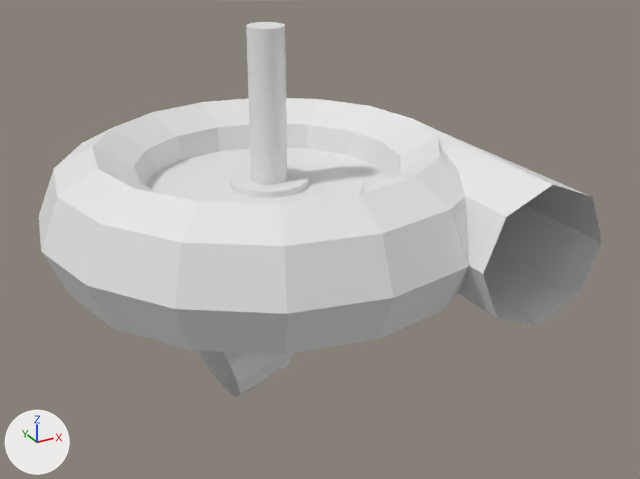
The Blender file planetary_bearing.blend: old version first, new version second.
Before and after are seen from a camera (50 mm lens) standing at (-9.92, -20.92, 9.12) and looking at (1.19, -0.74, -0.97). Every picture has the same lights, and +X, +Y and +Z are marked at lower left.

The scene before the commit, as lines of its bpy script (objects in view):
```python
me_circle_002 = bpy.data.meshes.new('Circle.002')
me_circle_002.from_pydata(...)  # 460 vertices, 436 faces; spans x -10.7..1.9, y -5.07..1.9, z -6.3..6.3
me_cube_013 = bpy.data.meshes.new('Cube.013')
me_cube_013.from_pydata(...)  # 264 vertices, 252 faces; spans x -12.55..1.21, y -6.27..6.27, z -1.0..11.12
me_cylinder_005 = bpy.data.meshes.new('Cylinder.005')
me_cylinder_005.from_pydata(...)  # a 32-sided cylinder along z spanning x -0.5..0.5, y -0.5..0.5, z -5.0..5.0
ob_gear_bearing_outer = bpy.data.objects.new('gear_bearing_outer', me_cube_013)
ob_gear_bearing_outer.location = (1.058, -1.833, -0.602)
ob_gear_bearing_outer.rotation_euler = (0.0, 0.0, 5.236)  # degrees (0, 0, 300)
ob_gear_bearing_outer.scale = (0.373, 0.373, 0.0988)
ob_gear_bearing_outer.hide_set(True)  # its collection is switched off
ob_shaft_size_1cm = bpy.data.objects.new('shaft size 1cm', me_cylinder_005)
ob_shaft_size_1cm.location = (0.0, 0.0, 0.0)
ob_stator_profile_whole = bpy.data.objects.new('stator_profile_whole', me_circle_002)
ob_stator_profile_whole.location = (4.4, 0.0, 0.0)
ob_stator_profile_whole.rotation_euler = (1.571, 0.0, 0.0)  # degrees (90, 0, 0)
```
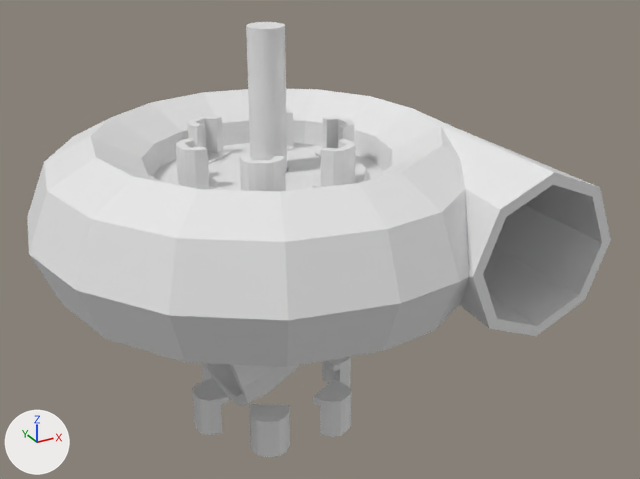
Commit message: Placing bearing mounts.

Where the change shows, as pixel boxes [x1, y1, x2, y2] in the pictures (640 x 479 px):
'stator_profile_whole', reshaped (6% taller)
    before: [39, 98, 602, 397]
    after: [27, 89, 611, 406]
'gear_bearing_mount_outer.001', added
    after: [176, 108, 356, 192]
'gear_bearing_mount_outer.002', added
    after: [192, 357, 351, 457]
part 1 of me_circle_002, built on
    before: [237, 119, 553, 396]
    after: [27, 89, 611, 404]

The change, as a list of edits to the scene's bpy script:
```text
Change me_circle_002:
    used by ob_stator_profile_whole; location = (4.4, 0.0, 0.0); rotation_euler = (1.571, 0.0, 0.0), in degrees (90, 0, 0)
    remove me_circle_002.from_pydata(...)  # 460 vertices, 436 faces; spans x -10.7..1.9, y -5.07..1.9, z -6.3..6.3
    add me_circle_002.from_pydata(...)  # 915 vertices, 910 faces; spans x -11.0..2.2, y -5.36..2.2, z -6.6..6.6
    me_circle_002 part 1: 26 vertices moved from x -5.93..-1.99, y -4.14..1.9, z 1.0..5.82 to x -5.87..-2.71, y -4.14..1.9, z 0.99..6.07; 3 vertices removed from x -6.47..-0.17, y -4.24..1.83, z 0.5..2.19; 458 vertices added at x -11.0..2.2, y -5.36..2.2, z -6.6..6.6
Add ob_gear_bearing_mount_outer_002:
    ob_gear_bearing_mount_outer_002 = bpy.data.objects.new('gear_bearing_mount_outer.002', me_cube_013.copy())  # the mesh of ob_gear_bearing_outer
    ob_gear_bearing_mount_outer_002.location = (1.06, 1.83, -5.49)
    ob_gear_bearing_mount_outer_002.rotation_euler = (0.0, 3.142, 4.189)  # degrees (0, 180, 240)
    ob_gear_bearing_mount_outer_002.scale = (0.373, 0.373, 0.0988)
Add ob_gear_bearing_mount_outer_001:
    ob_gear_bearing_mount_outer_001 = bpy.data.objects.new('gear_bearing_mount_outer.001', me_cube_013.copy())  # the mesh of ob_gear_bearing_outer
    ob_gear_bearing_mount_outer_001.location = (1.06, -1.83, 1.04)
    ob_gear_bearing_mount_outer_001.rotation_euler = (0.0, 0.0, 5.236)  # degrees (0, 0, 300)
    ob_gear_bearing_mount_outer_001.scale = (0.373, 0.373, 0.0988)
```
